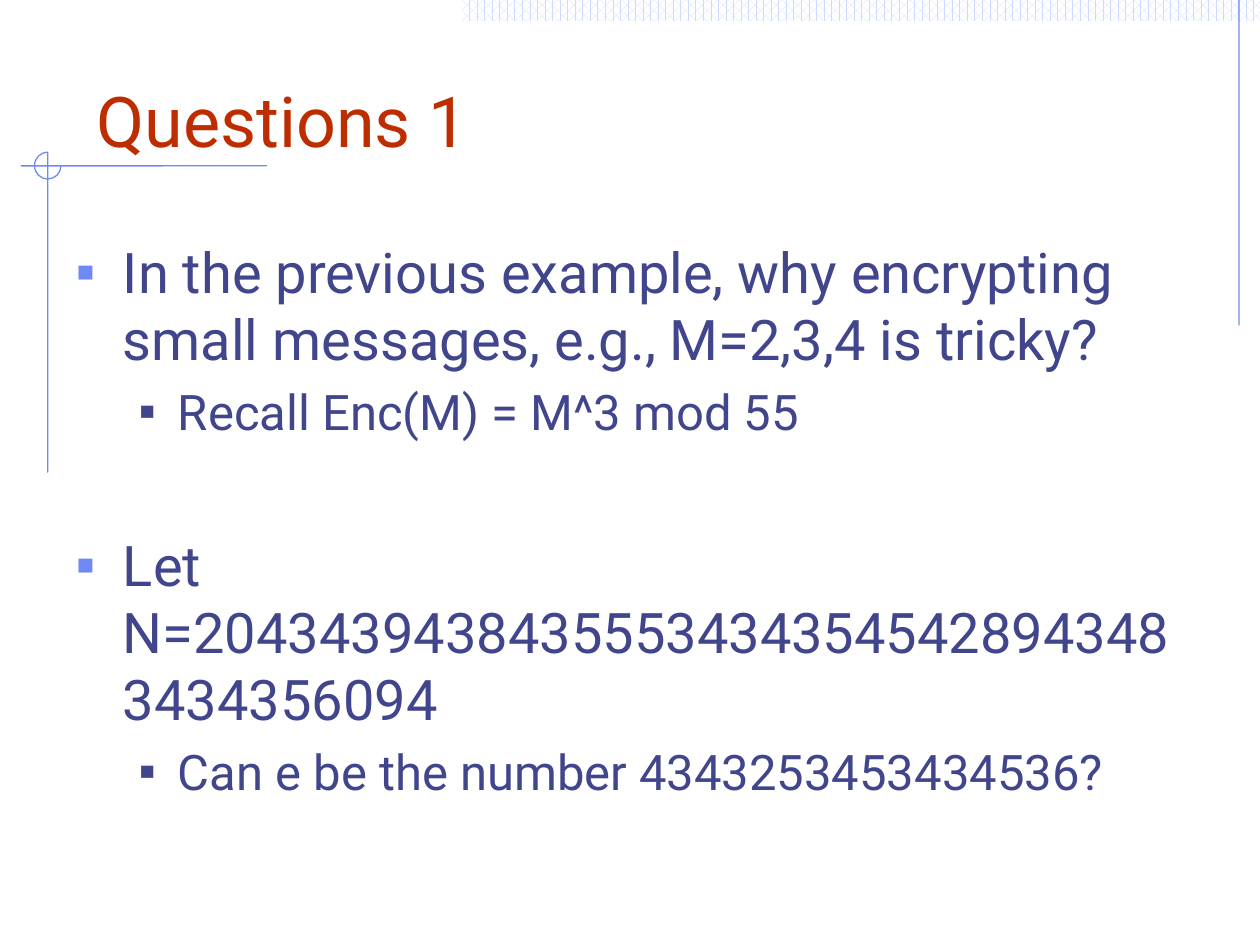
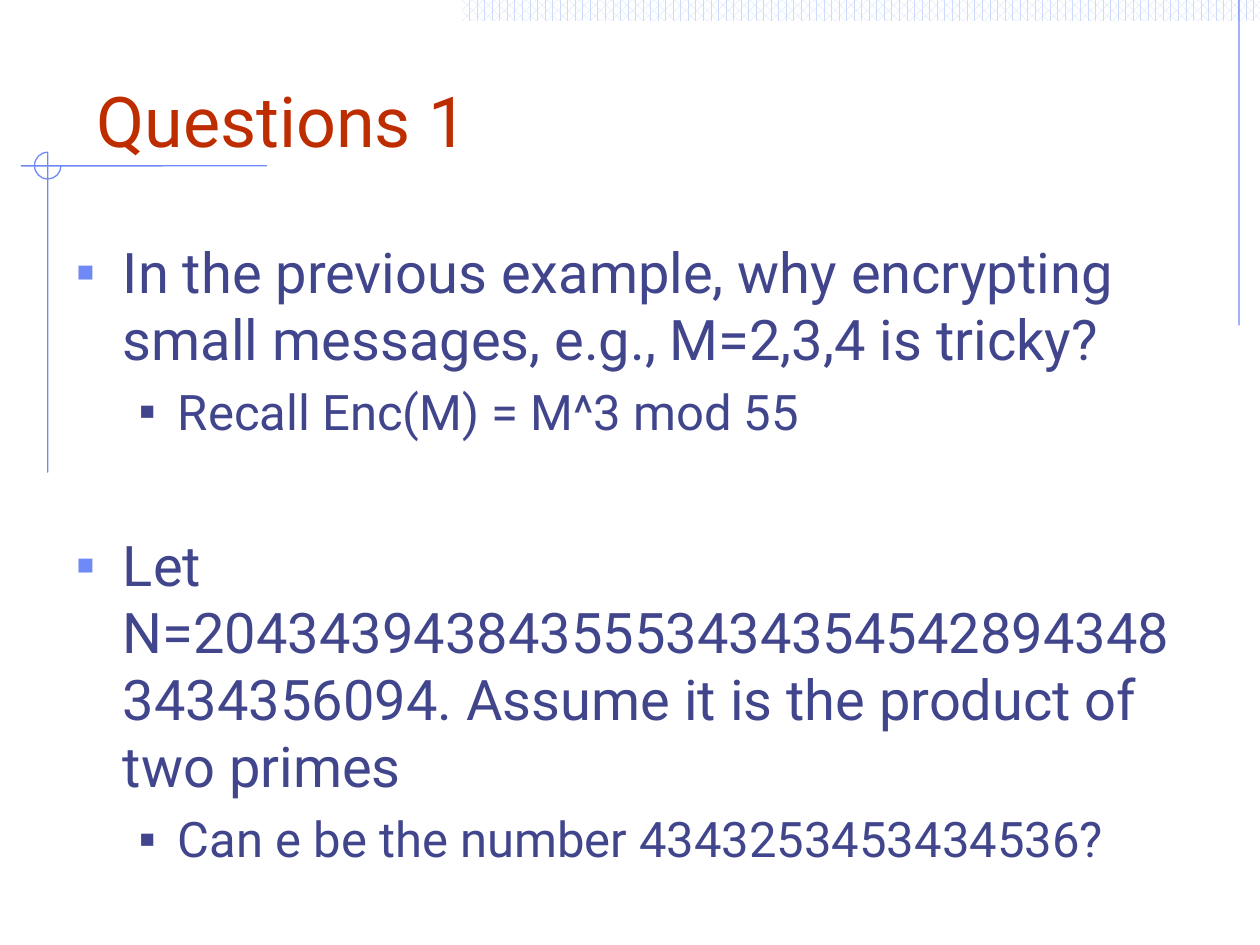
Before and after one commit to enee351/enee351.github.io, a slide deck: slide 9 of lectures/week5/09_30_14.pptx. Drawn at 1260x945 pixels with LibreOffice and Linux fonts; fonts in the diff are those of the drawing. Boxes give left, top, right and bottom in pixels: in the first picture for what was removed or moved away, otherwise in the second. Text is boxed around its words. In the diff, an @@ line names an element or a change of style, - is before the commit and + after.

Commit message:
update lecture

```diff
--- a/lectures/week5/09_30_14.pptx
+++ b/lectures/week5/09_30_14.pptx
@@ text at [123,546,1169,799]: text changed @@
-▪ Let N=20434394384355534343545428943483434356094
+▪ Let N=20434394384355534343545428943483434356094. Assume it is the product of two primes
```
Also in this commit, not shown: 3 other slides changed.
